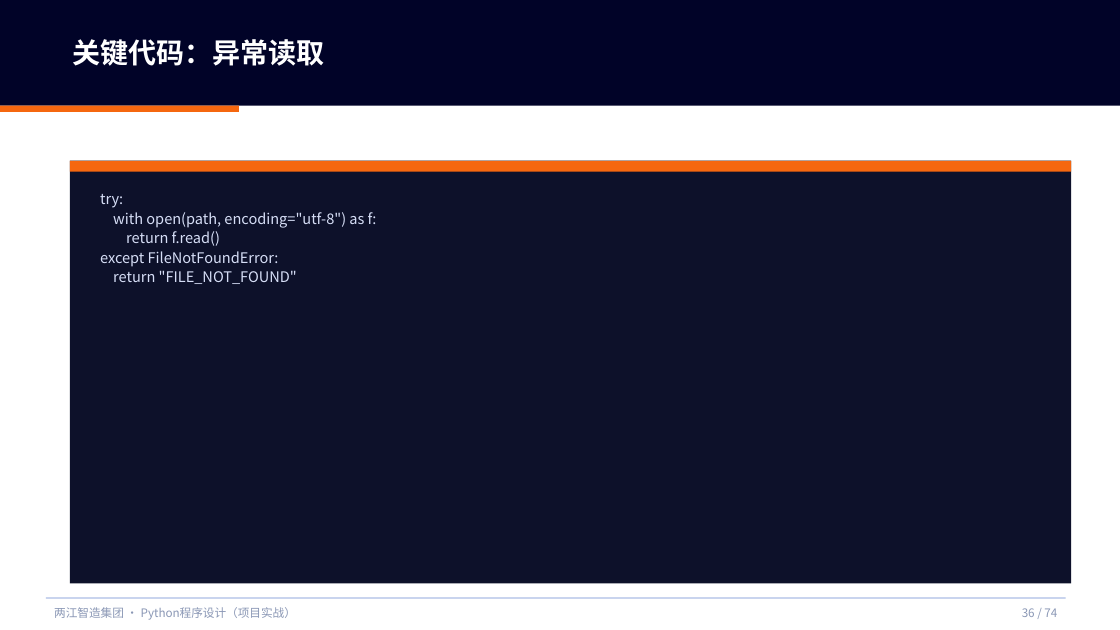
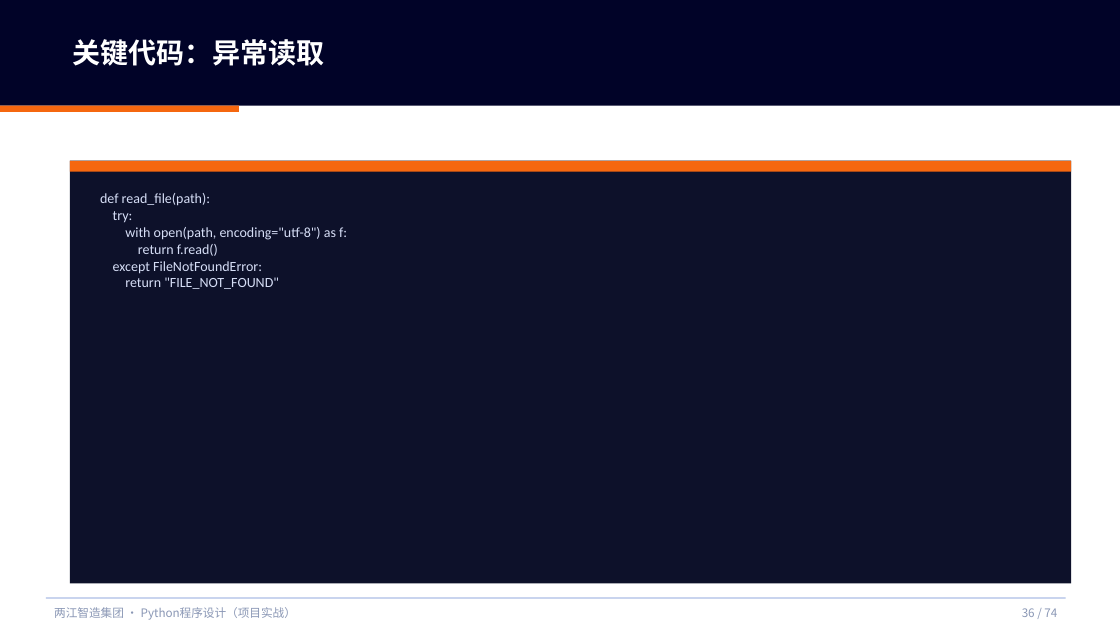
Before and after one commit to tianqiongenze/industrial-IoT-python-programming, a slide deck: slide 36 of V2授课PPT/W01-第1次课-带着C语言底子学Python.pptx. Drawn at 1120x630 pixels with LibreOffice and Linux fonts; fonts in the diff are those of the drawing. Boxes give left, top, right and bottom in pixels: in the first picture for what was removed or moved away, otherwise in the second. Text is boxed around its words. In the diff, an @@ line names an element or a change of style, - is before the commit and + after.

Commit message:
sync(99): V2授课PPT注入重难点细化包（重难点地图/难点击破/避坑清单，99号轮）

```diff
--- a/V2授课PPT/W01-第1次课-带着C语言底子学Python.pptx
+++ b/V2授课PPT/W01-第1次课-带着C语言底子学Python.pptx
@@ text at [100,193,210,206]: paragraph added @@
+def read_file(path):
@@ text at [113,211,347,289]: size 12.5 to 12 pt, font Noto Sans CJK SC to Calibri in "try:", "with open(path, encoding="utf-8") as f:", "return f.read()", "except FileNotFoundError:" and 1 more places; line spacing 1.12 to 1 @@
```
